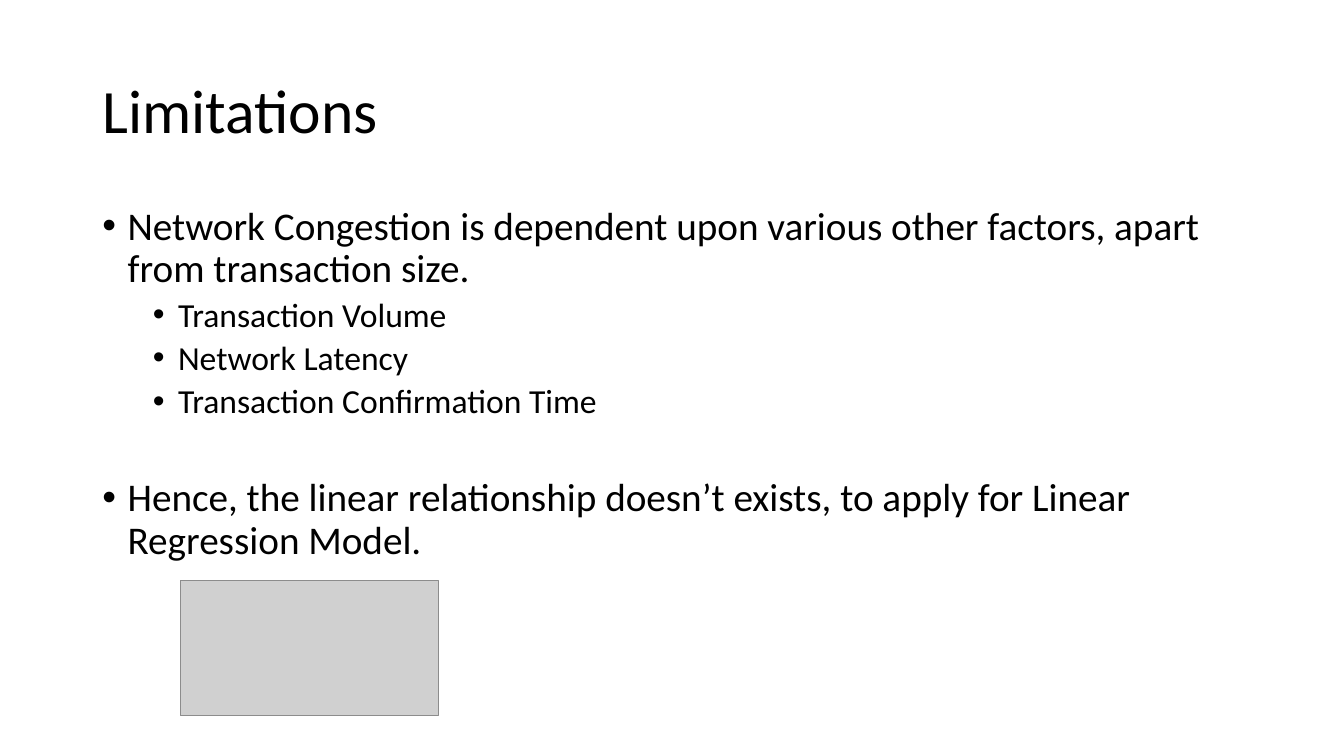
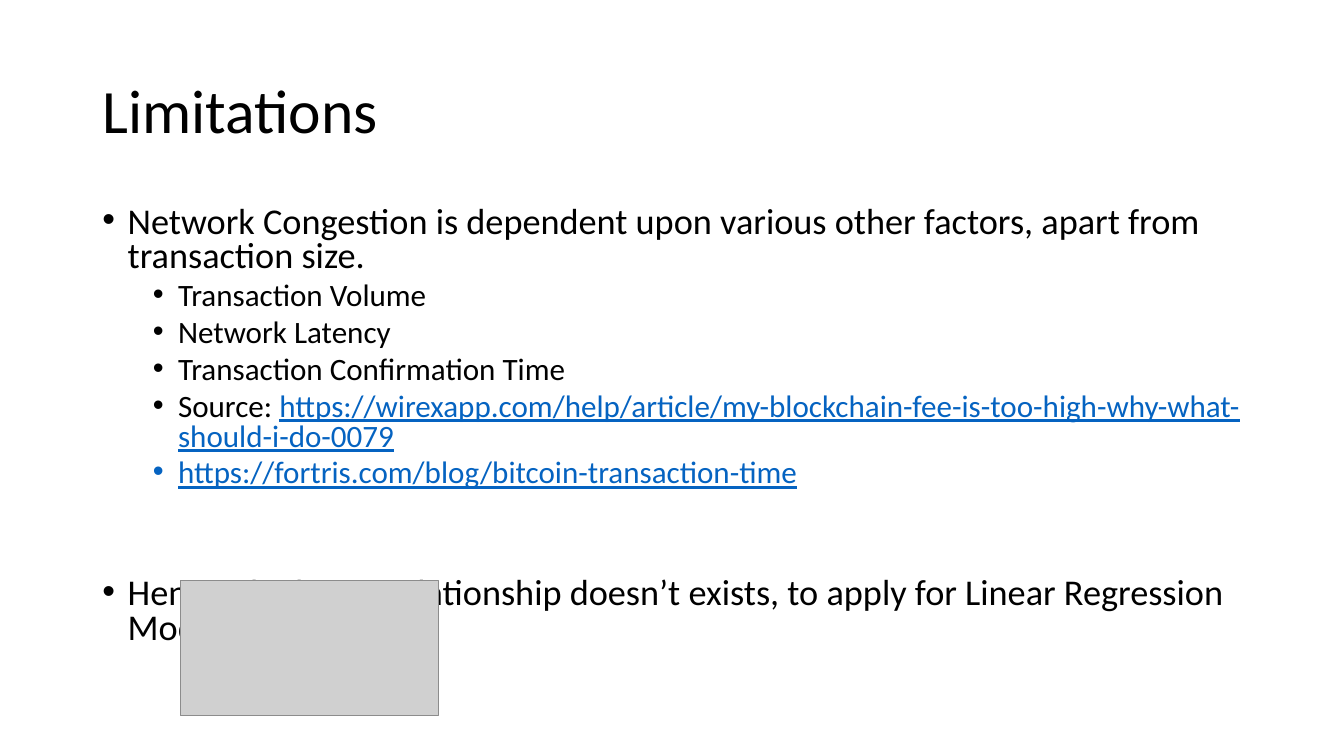
Before and after one commit to tejs13/Spark-Streaming-BTC, a slide deck: slide 19 of assets/CPSC 531 Final Presentation Real Time Analysis Of BTC Network Congestion.pptx (slide 20 before the commit). Drawn at 1344x756 pixels with LibreOffice and Linux fonts; fonts in the diff are those of the drawing; grey boxes stand for pictures. Boxes give left, top, right and bottom in pixels: in the first picture for what was removed or moved away, otherwise in the second. Text is boxed around its words. In the diff, an @@ line names an element or a change of style, - is before the commit and + after.

```diff
--- a/assets/CPSC 531 Final Presentation Real Time Analysis Of BTC Network Congestion.pptx
+++ b/assets/CPSC 531 Final Presentation Real Time Analysis Of BTC Network Congestion.pptx
@@ text at [128,208,1223,649]: size 28 to 25.9 pt in "Network Congestion is dependent upon various other ...", "Hence, the linear relationship doesn’t exists, to ..."; size 24 to 22.2 pt in "Transaction Volume", "Network Latency", "Transaction Confirmation Time"; line spacing 0.9 to 0.8 @@
@@ text at [178,395,1239,489]: paragraphs added @@
+  • Source: https://wirexapp.com/help/article/my-blockchain-fee-is-too-high-why-what-should-i-do-0079
+  • https://fortris.com/blog/bitcoin-transaction-time
```
Also in this commit, not shown: 5 other slides changed, 1 slide removed, 4 other files.
